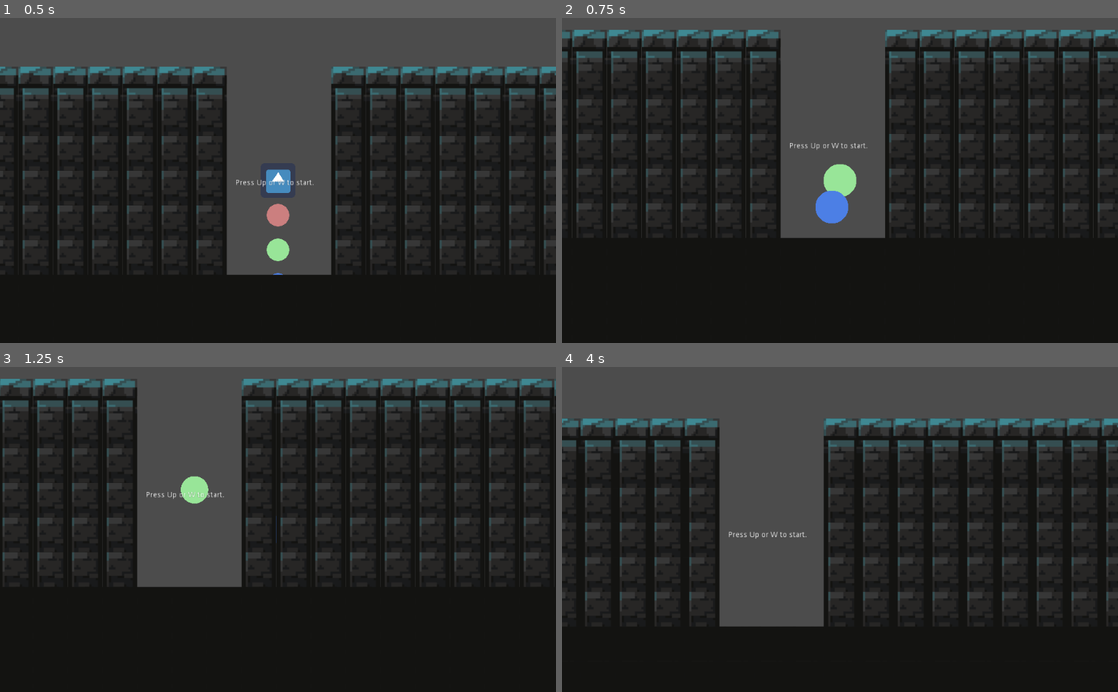
Above: before the commit, frames 1-4 (two rows, left to right).
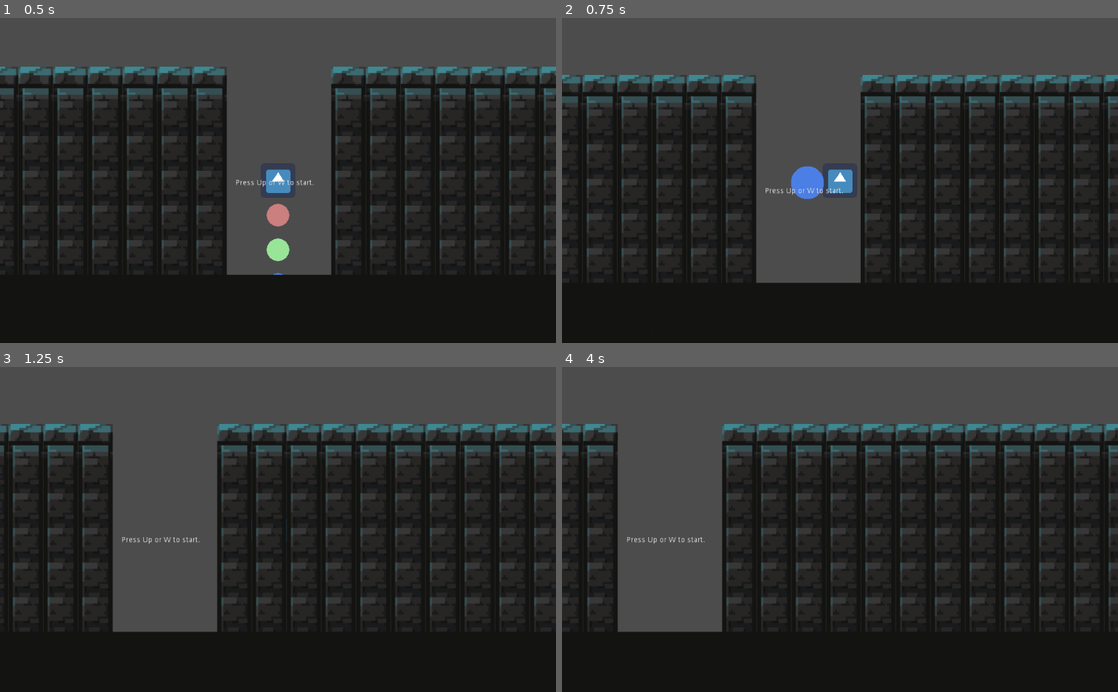
Above: after the commit, the same moments.

Repository: CatOnMars/UndeadCell
Game: Godot game, scene res://Main.tscn
Same seed, same stepped clock (60 frames per second), same inputs: the game is played once before the commit and once after it. The engine's default icon, where the game draws it, is replaced by a stand-in: a white triangle on a blue panel in a dark square.
Inputs:
- Up to frame 1 (0.5 s): no input
- Up to frame 2 (0.75 s): tap Space (shoot) at 0.5, 0.6 s; hold Right (move_right) from 0.53 s (still down)
- Up to frame 3 (1.25 s): keep holding Right (move_right); tap Shift (swap) at 0.8 s
- Up to frame 4 (4 s): tap Space (shoot) at 1.25, 1.55, 2, 2.1, 2.75, 3.05, 3.5, 3.6 s; release Right (move_right) at 1.28 s; hold Down (move_down) 1.28-2.03 s; tap Shift (swap) at 1.35, 2.3, 2.85, 3.8 s; hold Right (move_right) 2.03-2.78 s; hold Up (move_up) 2.78-3.53 s; hold Left (move_left) from 3.53 s (still down)

Frame 1 is identical in both runs. In frame 2, 24% of the frame differs, in the area x 0-100%, y 3-82%; in frame 3, 23%; in frame 4, 27%, in the area x 0-100%, y 15-82%.

Commit message:
changed the shooting mechanisim to always shoot the second cell not the head.

Diff:
--- a/cellTiles.tres
+++ b/cellTiles.tres
@@ -7,41 +7,27 @@
 [ext_resource path="res://cell.shader" type="Shader" id=5]
 [ext_resource path="res://Level/Assets.png" type="Texture" id=6]
 [ext_resource path="res://Level/empty.png" type="Texture" id=7]
-[ext_resource path="res://empty_cell.shader" type="Shader" id=8]
 
 [sub_resource type="ConvexPolygonShape2D" id=1]
-points = PoolVector2Array( 9, 10, 54, 10, 52, 53, 9, 55 )
+points = PoolVector2Array( 0, 0, 64, 0, 64, 64, 0, 64 )
 
 [sub_resource type="ShaderMaterial" id=2]
 shader = ExtResource( 5 )
 shader_param/color = Plane( 0.8, 0.5, 0.5, 1 )
 
 [sub_resource type="ConvexPolygonShape2D" id=3]
-points = PoolVector2Array( 7, 10, 58, 9, 57, 54, 6, 55 )
+points = PoolVector2Array( 0, 0, 64, 0, 64, 64, 0, 64 )
 
 [sub_resource type="ShaderMaterial" id=4]
-shader = ExtResource( 8 )
-shader_param/color = Plane( 1, 1, 1, 1 )
-shader_param/thickness = 0.005
-
-[sub_resource type="ShaderMaterial" id=5]
-shader = ExtResource( 8 )
-shader_param/color = Plane( 1, 1, 1, 1 )
-shader_param/thickness = 0.02
+shader = ExtResource( 5 )
+shader_param/color = Plane( 0.6, 0.9, 0.6, 1 )
 
 [sub_resource type="ShaderMaterial" id=6]
 shader = ExtResource( 5 )
-shader_param/color = Plane( 0.6, 0.9, 0.6, 1 )
+shader_param/color = Plane( 0.3, 0.5, 0.9, 1 )
 
 [sub_resource type="ConvexPolygonShape2D" id=7]
-points = PoolVector2Array( 10, 7, 53, 7, 53, 53, 8, 53 )
-
-[sub_resource type="ShaderMaterial" id=8]
-shader = ExtResource( 5 )
-shader_param/color = Plane( 0.3, 0.5, 0.9, 1 )
-
-[sub_resource type="ConvexPolygonShape2D" id=9]
-points = PoolVector2Array( 7, 11, 54, 11, 55, 54, 8, 54 )
+points = PoolVector2Array( 0, 0, 64, 0, 64, 64, 0, 64 )
 
 [resource]
 0/name = "icon.png 0"
@@ -112,7 +98,6 @@
 3/name = "blue.png 3"
 3/texture = ExtResource( 1 )
 3/tex_offset = Vector2( 0, 0 )
-3/material = SubResource( 8 )
 3/modulate = Color( 1, 1, 1, 1 )
 3/region = Rect2( 0, 0, 64, 64 )
 3/tile_mode = 0
@@ -120,14 +105,13 @@
 3/navigation_offset = Vector2( 0, 0 )
 3/shape_offset = Vector2( 0, 0 )
 3/shape_transform = Transform2D( 1, 0, 0, 1, 0, 0 )
-3/shape = SubResource( 9 )
 3/shape_one_way = false
 3/shape_one_way_margin = 1.0
 3/shapes = [ {
 "autotile_coord": Vector2( 0, 0 ),
 "one_way": false,
 "one_way_margin": 1.0,
-"shape": SubResource( 9 ),
+"shape": null,
 "shape_transform": Transform2D( 1, 0, 0, 1, 0, 0 )
 } ]
 3/z_index = 0
@@ -261,7 +245,6 @@
 12/name = "empty.png 12"
 12/texture = ExtResource( 7 )
 12/tex_offset = Vector2( 0, 0 )
-12/material = SubResource( 5 )
 12/modulate = Color( 1, 1, 1, 1 )
 12/region = Rect2( 0, 0, 64, 64 )
 12/tile_mode = 0
--- a/cellUndead.tscn
+++ b/cellUndead.tscn
@@ -7,6 +7,8 @@
 extents = Vector2( 30.9158, 31.6147 )
 
 [node name="KinematicBody2D" type="KinematicBody2D"]
+collision_layer = 2
+collision_mask = 2
 script = ExtResource( 2 )
 
 [node name="Sprite" type="Sprite" parent="."]
--- a/player.gd
+++ b/player.gd
@@ -83,7 +83,7 @@
 
 
 # Called every frame. 'delta' is the elapsed time since the previous frame.
-var head = 0
+var head = 1
 func _physics_process(delta):
 	if Input.is_action_just_pressed("move_left") or Input.is_action_just_pressed("move_right") or Input.is_action_just_pressed("move_down") or Input.is_action_just_pressed("move_up"):
 		turningPnts.push_front(cellNodes[0].position)
@@ -111,18 +111,23 @@
 		i+=1
 
 	if Input.is_action_just_released("shoot") and cellNodes.size()>1:
-		shootNodes.append(cellNodes[0])
+		shootNodes.append(cellNodes[1])
 		shootDir.append(movingDir)
-		cellNodes.remove(0)
-		head=0
+		for idx in range(2,cellNodes.size()):
+			cellNodes[idx].position=cellNodes[idx-1].position
+		cellNodes[1].position = cellNodes[0].position+velocity*delta*movingDir
+		cellNodes.remove(1)
+		head=1
 
 	i=0
 	for bullet in shootNodes:
 		moveShoot(i,bullet,delta)
 		i+=1
 
-	if Input.is_action_just_released("swap") and cellNodes.size() >= 2:
+	if Input.is_action_just_released("swap") and cellNodes.size() > 2:
 		var toSwap = (head +1)%cellNodes.size()
+		if toSwap == 0:
+			toSwap = 1
 		var tmp = cellNodes[head]
 		var tmpPos = cellNodes[toSwap].position
 		cellNodes[head]=cellNodes[toSwap]
@@ -131,5 +136,7 @@
 		cellNodes[toSwap].position = tmpPos
 		head+=1
 		head%=cellNodes.size()
+		if head == 0:
+			head = 1
 	headPosition = cellNodes[0].global_position
 	pass
Not shown: 1 places in cellTiles.tres that only renumber resources
